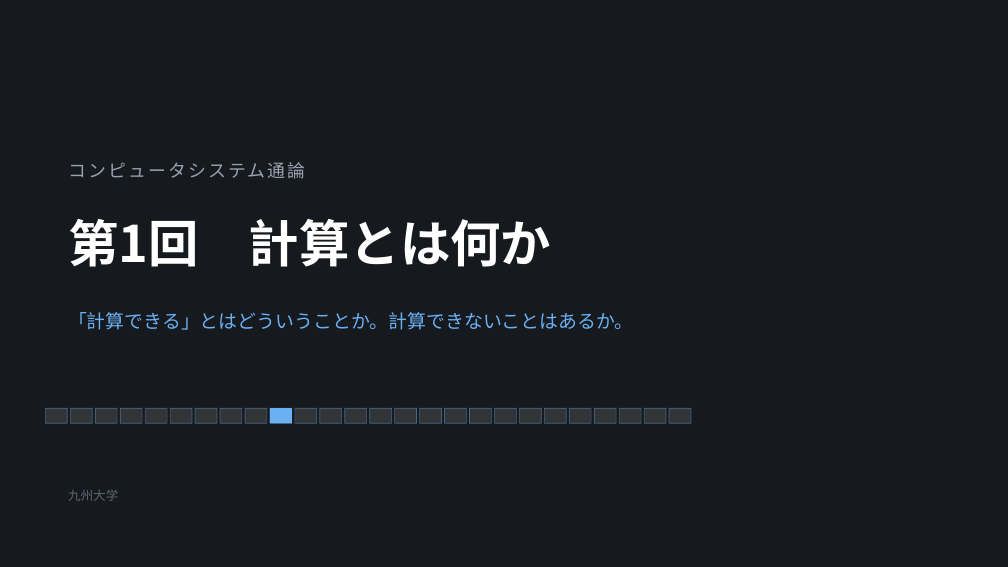
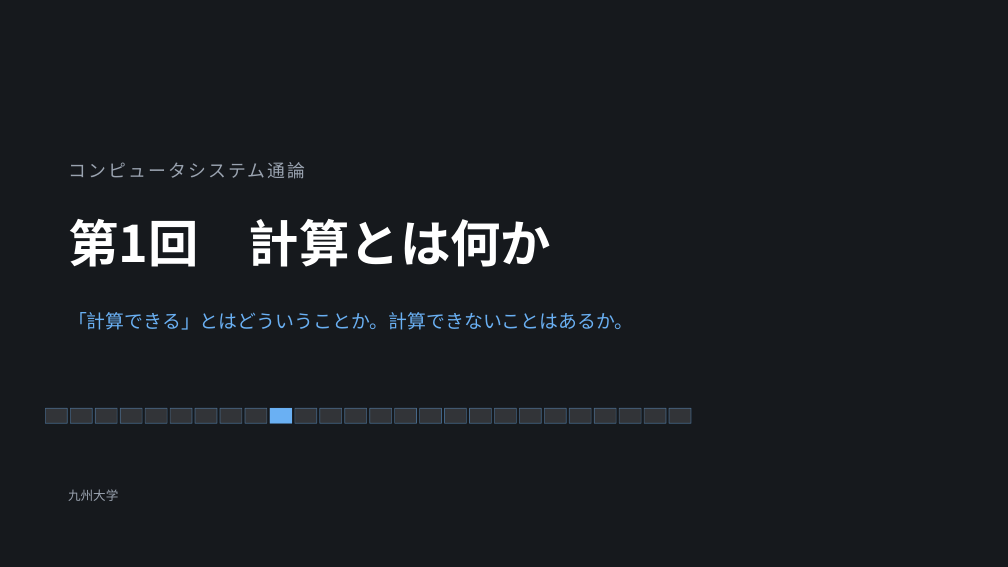
Before and after one commit to koide55/CompOutline, a slide deck: slide 1 of slides/第01回_計算とは何か.pptx. Drawn at 1008x567 pixels with LibreOffice and Linux fonts; fonts in the diff are those of the drawing. Boxes give left, top, right and bottom in pixels: in the first picture for what was removed or moved away, otherwise in the second. Text is boxed around its words. In the diff, an @@ line names an element or a change of style, - is before the commit and + after.

```diff
--- a/slides/第01回_計算とは何か.pptx
+++ b/slides/第01回_計算とは何か.pptx
@@ text "九州大学" at (68,489,118,501): text colour #5F6672 to #9AA3B0 @@
```
Also in this commit, not shown: 4 other slides changed, 5 other files.
